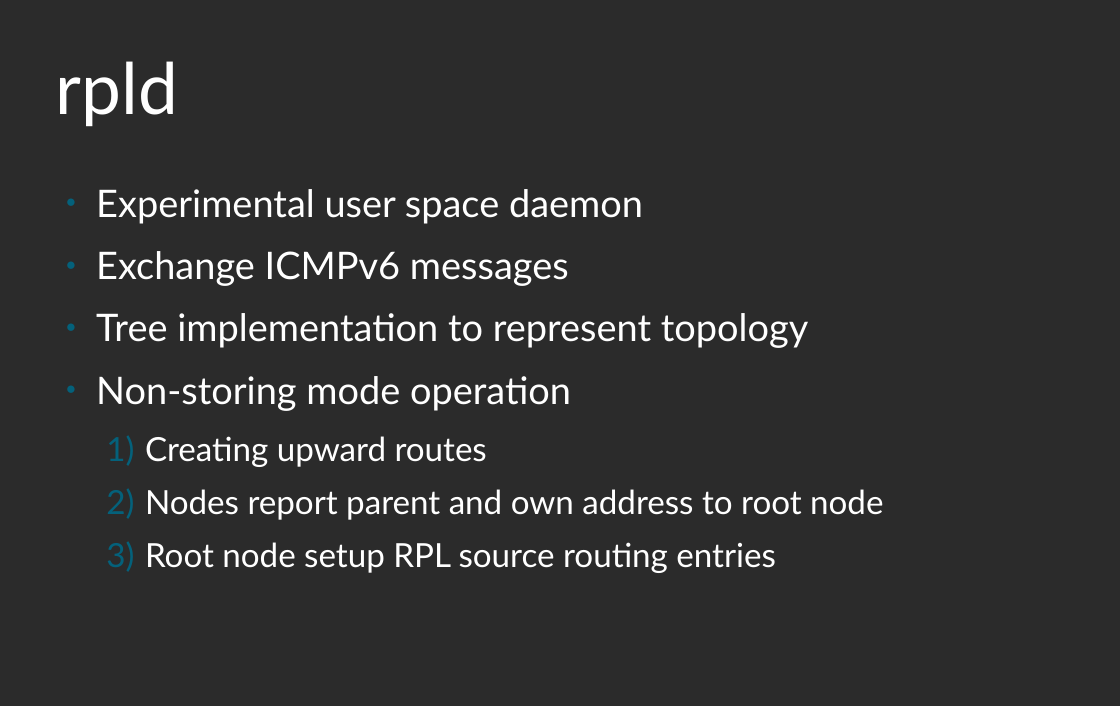
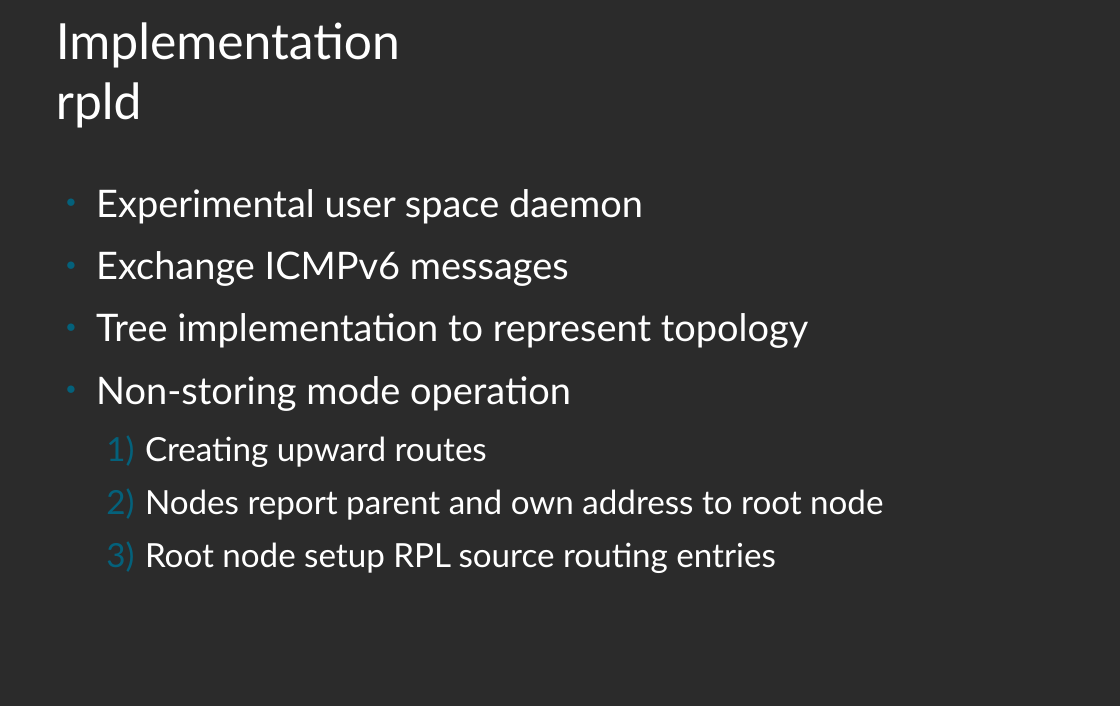
Before and after one commit to linux-wpan/wpan-misc, a slide deck: slide 9 of conferences/netdev_0x14/slides/slides.odp. Drawn at 1120x706 pixels with LibreOffice and Linux fonts; fonts in the diff are those of the drawing; background and template pictures are left out; a plain dark background stands for a picture behind light text. Boxes give left, top, right and bottom in pixels: in the first picture for what was removed or moved away, otherwise in the second. Text is boxed around its words. In the diff, an @@ line names an element or a change of style, - is before the commit and + after.

```diff
--- a/conferences/netdev_0x14/slides/slides.odp
+++ b/conferences/netdev_0x14/slides/slides.odp
@@ title at <box>56,22,400,128</box>: text changed; size 60 to 42 pt @@
-rpld
+Implementation
+rpld
```
Also in this commit, not shown: 6 other slides changed.
